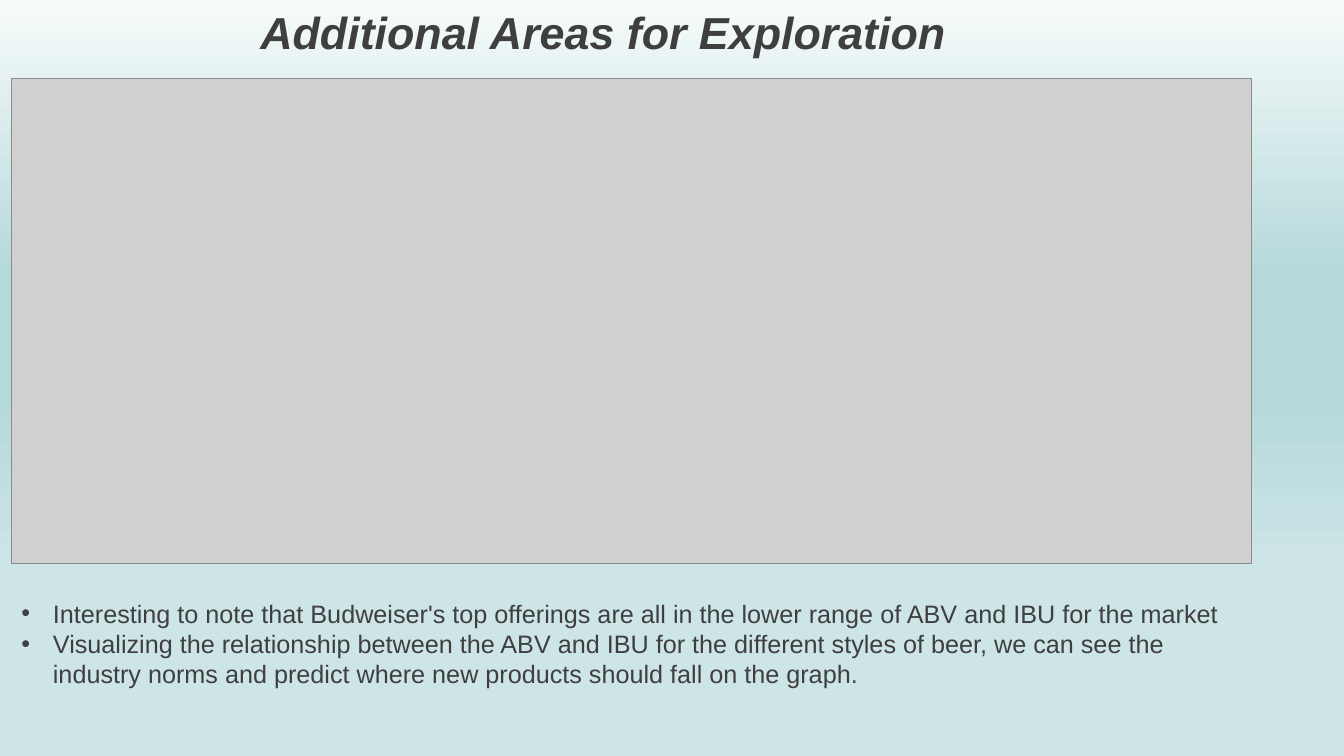
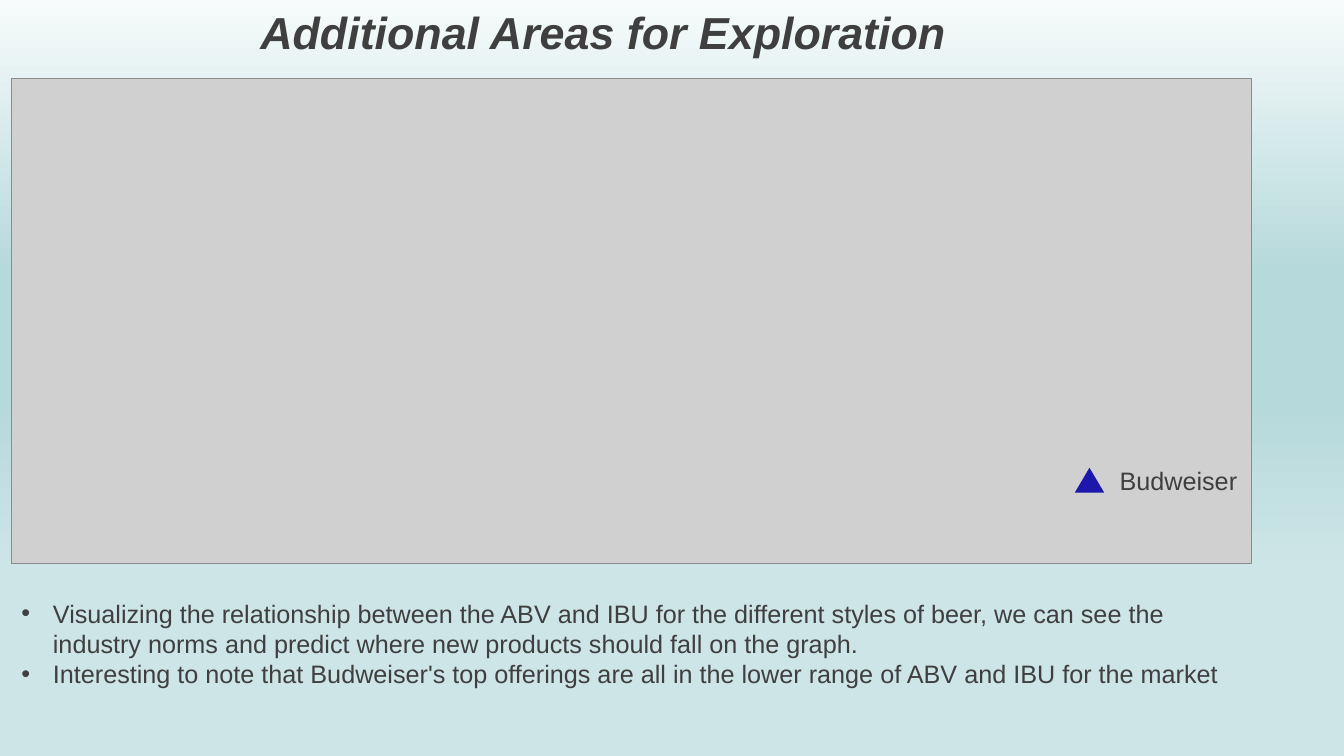
Before and after one commit to NickSager/MSDS_6306_Project1, a slide deck: slide 13 of Group4_CaseStudy1.pptx. Drawn at 1344x756 pixels with LibreOffice and Linux fonts; fonts in the diff are those of the drawing; grey boxes stand for pictures. Boxes give left, top, right and bottom in pixels: in the first picture for what was removed or moved away, otherwise in the second. Text is boxed around its words. In the diff, an @@ line names an element or a change of style, - is before the commit and + after.

```diff
--- a/Group4_CaseStudy1.pptx
+++ b/Group4_CaseStudy1.pptx
@@ triangle added at (1077,469,1104,492), fill #1E17AB, outline #1E17AB 1 pt @@
@@ text added at (1120,472,1238,490), 18 pt, text #3F3F3F @@
+Budweiser
@@ text at (53,604,1164,658): paragraph added @@
+• Visualizing the relationship between the ABV and IBU for the different styles of beer, we can see the industry norms and predict where new products should fall on the graph.
@@ text at (53,634,1164,688): paragraph removed @@
-• Visualizing the relationship between the ABV and IBU for the different styles of beer, we can see the industry norms and predict where new products should fall on the graph.
```
Also in this commit, not shown: 6 other slides changed.
